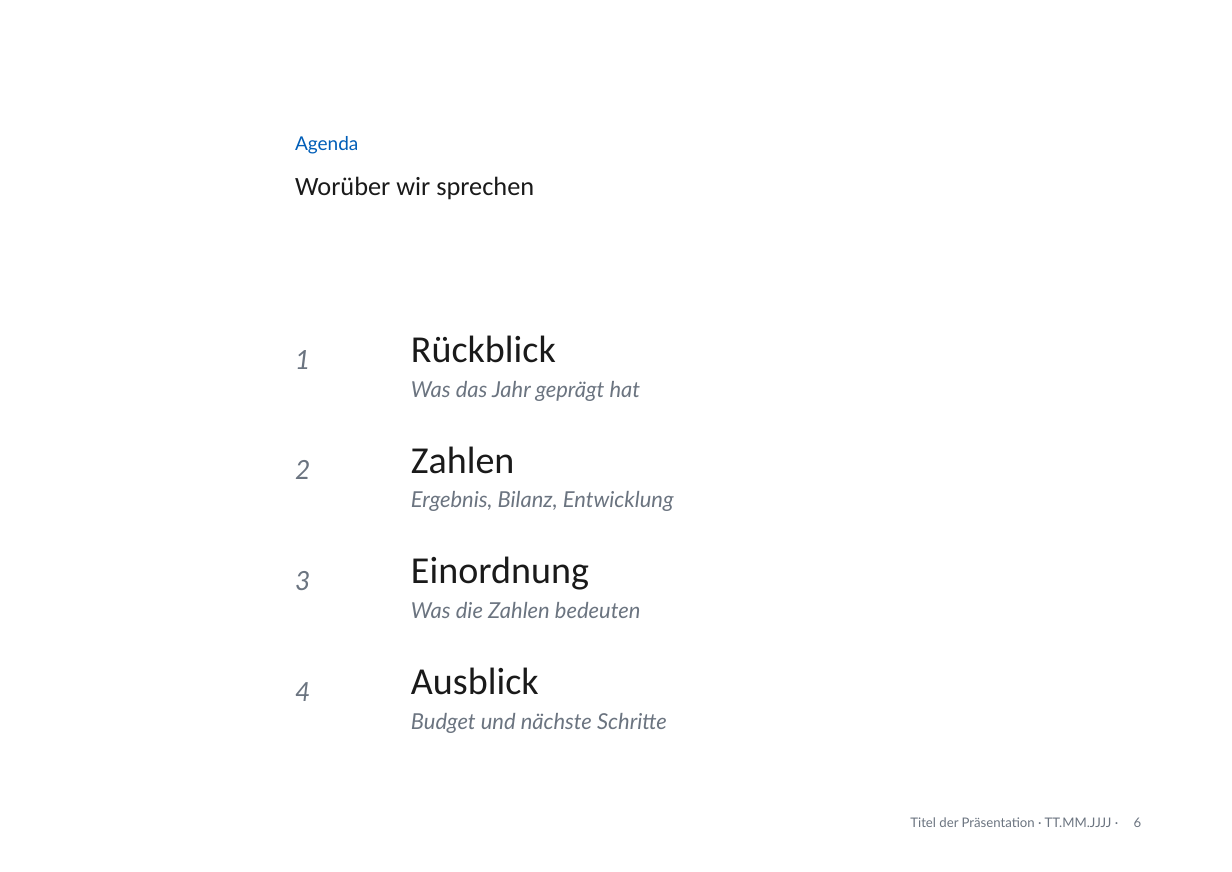
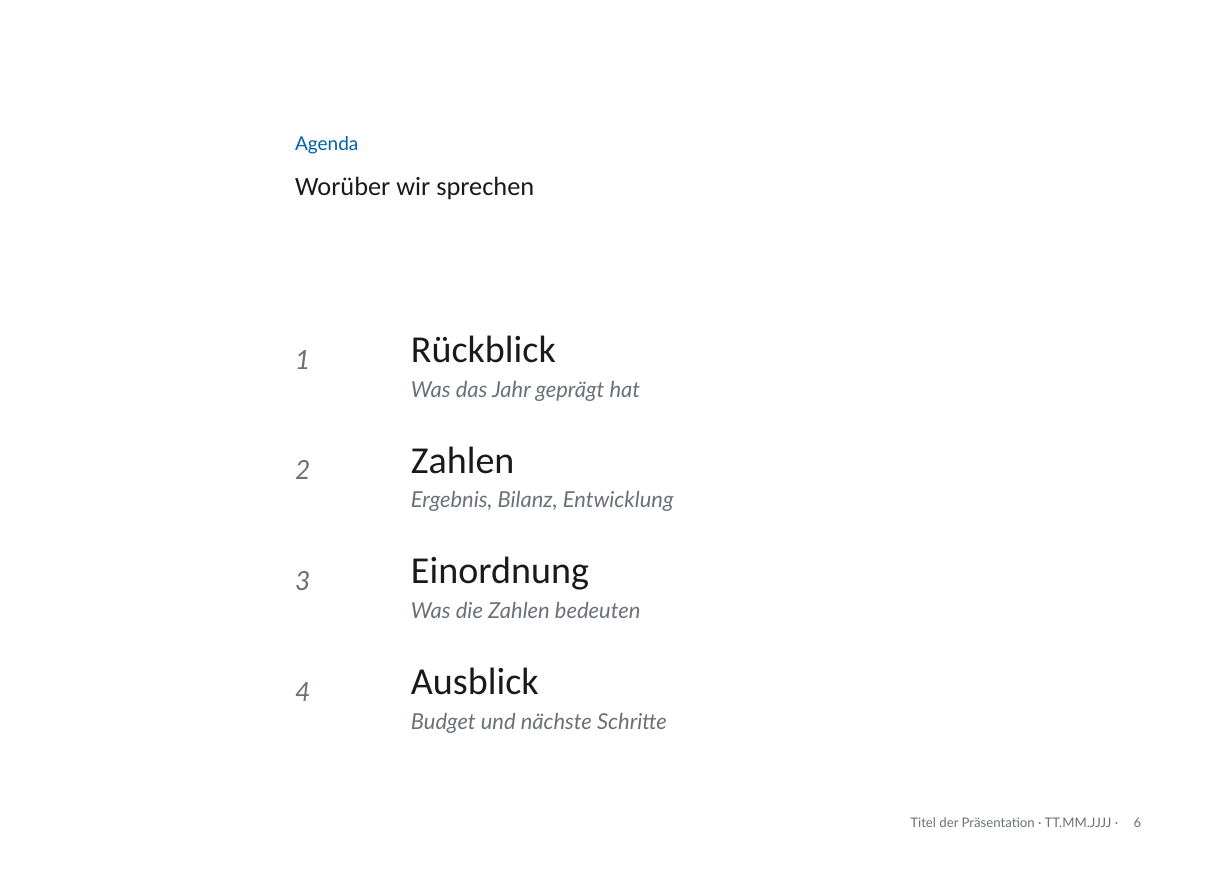
Before and after one commit to phtok/goeloggen, a slide deck: slide 6 of assets/templates/GoetheanumVorlageA4.pptx. Drawn at 1232x872 pixels with LibreOffice and Linux fonts; fonts in the diff are those of the drawing; background and template pictures are left out. Boxes give left, top, right and bottom in pixels: in the first picture for what was removed or moved away, otherwise in the second. Text is boxed around its words. In the diff, an @@ line names an element or a change of style, - is before the commit and + after.

```diff
--- a/assets/templates/GoetheanumVorlageA4.pptx
+++ b/assets/templates/GoetheanumVorlageA4.pptx
@@ text "Agenda" at (295,136,358,154): text colour #005EB8 to #0061A9 @@
```
Also in this commit, not shown: 15 other slides changed, 12 other files.
